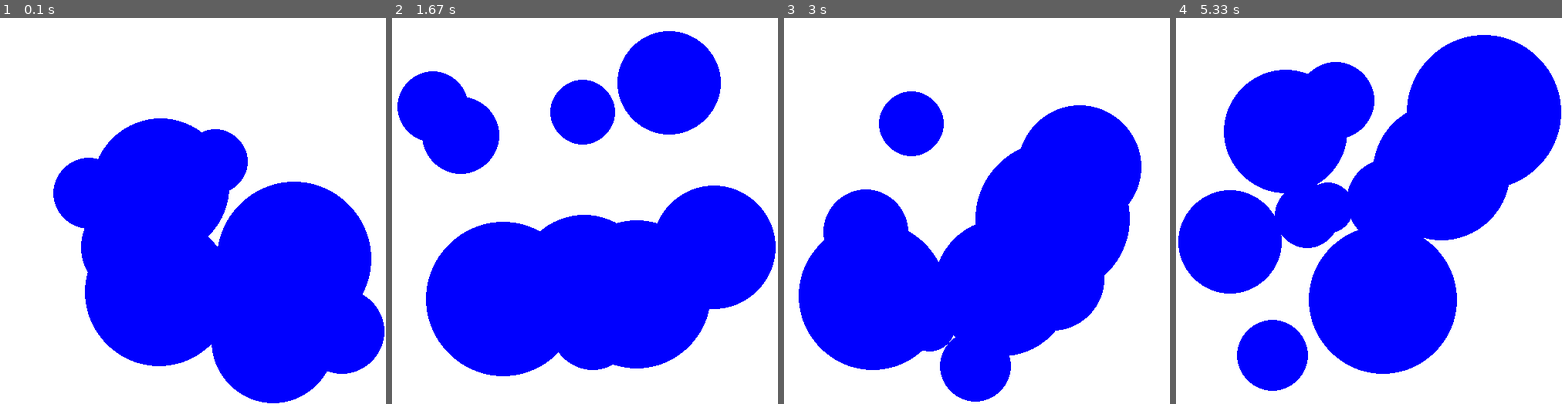
Above: before the commit, frames 1-4 (left to right).
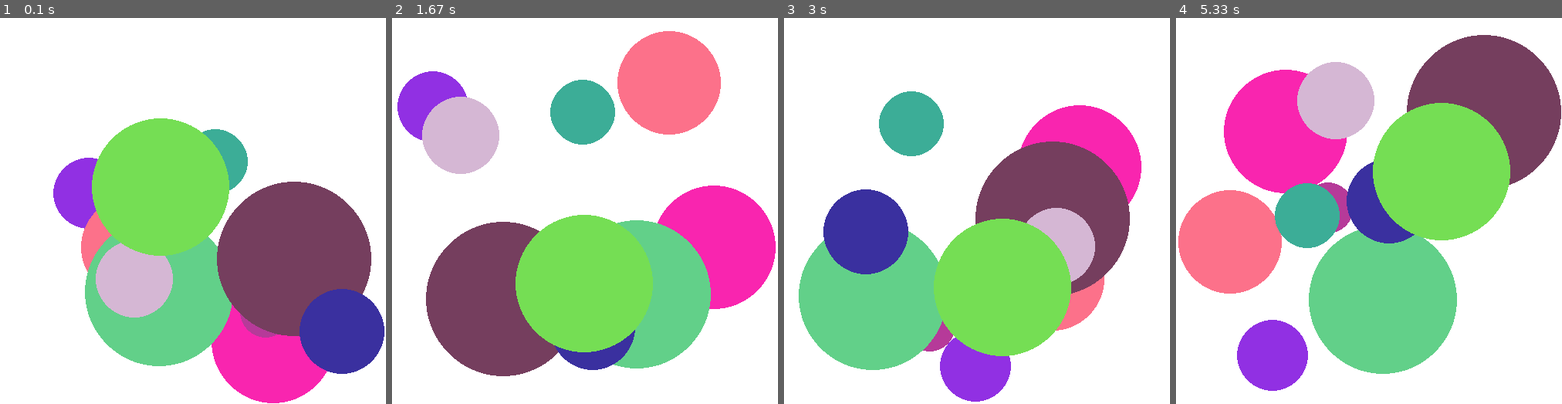
Above: after the commit, the same moments.

Repository: Den1k22/python-lessons
Game: pygame game, started from Code/pyGame/drawing_circles.py
Two runs of this game, one before a commit and one after it. Both use one fixed random seed, a clock stepped at 60 frames per second and the inputs below.
Inputs:
- Up to frame 1 (0.1 s): no input
- Up to frame 2 (1.67 s): no input
- Up to frame 3 (3 s): no input
- Up to frame 4 (5.33 s): no input

The runs differ from the first frame. In frame 1, 42% of the frame differs, in the area x 13-100%, y 26-100%; in frame 2, 44%; in frame 3, 40%; in frame 4, 51%, in the area x 0-100%, y 4-97%.

Commit message:
feat: added random color for circles

Diff:
--- a/Code/pyGame/drawing_circles.py
+++ b/Code/pyGame/drawing_circles.py
@@ -11,15 +11,16 @@
 SCREEN_MAX_Y = 500
 
 class Circle:
-  def __init__(self, x, y, direction_x, direction_y, radius):
+  def __init__(self, x, y, direction_x, direction_y, radius, color):
     self.x = x
     self.y = y
     self.d_x = direction_x
     self.d_y = direction_y
     self.radius = radius
+    self.color = color
 
   def draw(self, screen):
-    pygame.draw.circle(screen, (0, 0, 255), (self.x, self.y), self.radius)
+    pygame.draw.circle(screen, (self.color[0], self.color[1], self.color[2]), (self.x, self.y), self.radius)
 
   def move(self):
     if (self.x <= SCREEN_MIN_X + self.radius) or (self.x >= SCREEN_MAX_X - self.radius):
@@ -45,7 +46,8 @@
   y = random.randint(SCREEN_MIN_Y + radius, SCREEN_MAX_Y - radius)
   direction_x = random.random() * 5
   direction_y = random.random() * 5
-  circles.append(Circle(x, y, direction_x, direction_y, radius))
+  color = (random.randint(0, 255), random.randint(0, 255), random.randint(0, 255))
+  circles.append(Circle(x, y, direction_x, direction_y, radius, color))
 
 # Run until the user asks to quit
 running = True
